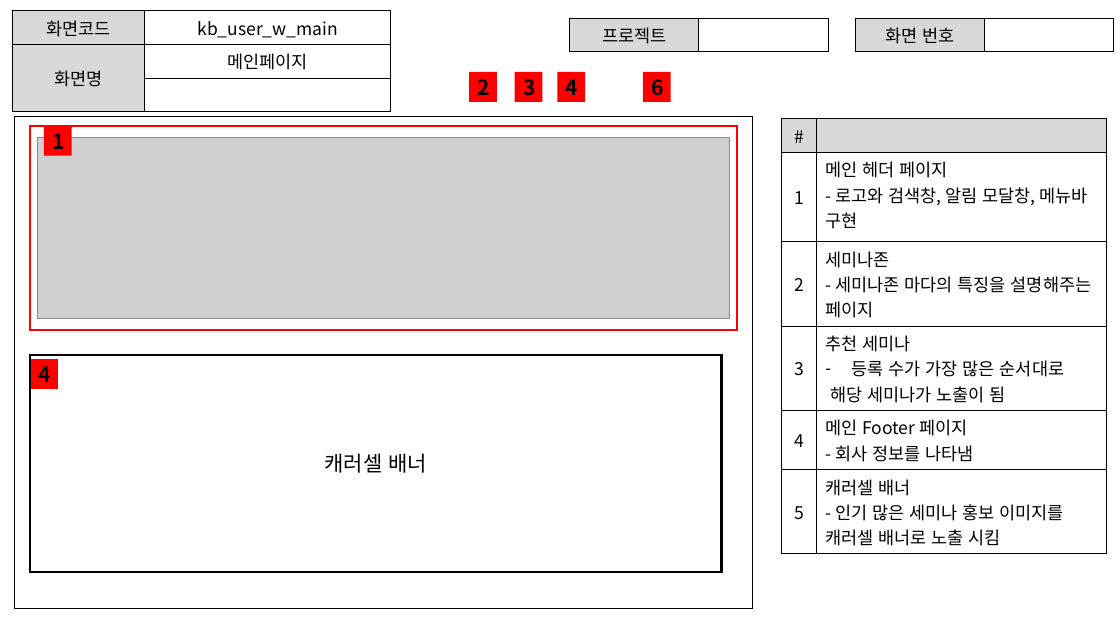
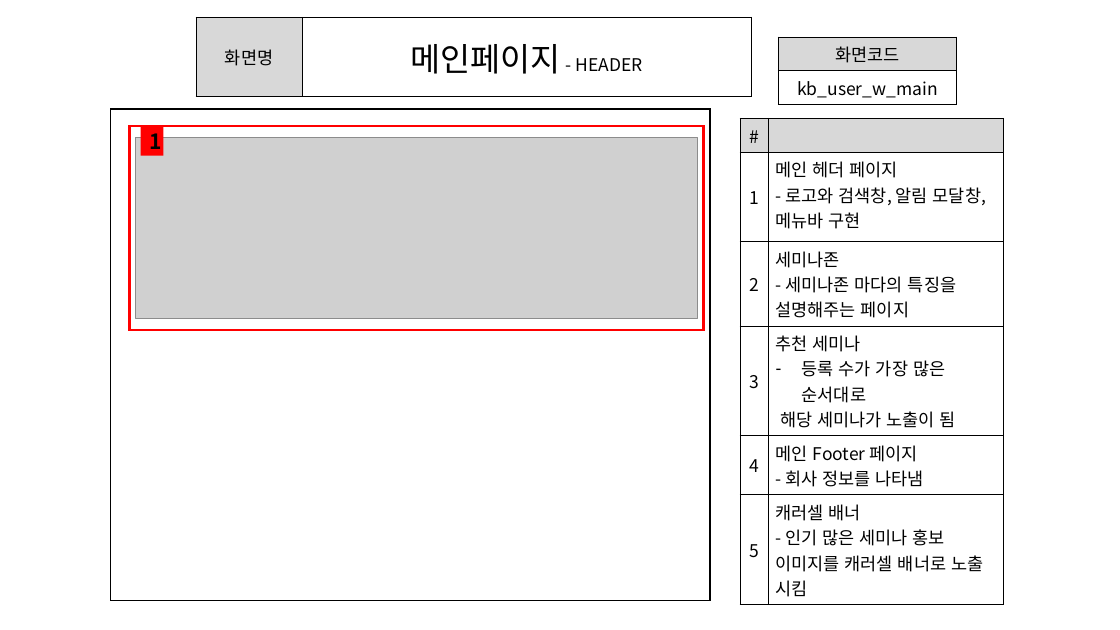
Before and after one commit to ezenteam2/e-Zone, a slide deck: slide 2 of 0 발표용 파워포인트/project05 - 파워포인트 종합 - 기범.pptx. Drawn at 1120x630 pixels with LibreOffice and Linux fonts; fonts in the diff are those of the drawing; grey boxes stand for pictures. Boxes give left, top, right and bottom in pixels: in the first picture for what was removed or moved away, otherwise in the second. Text is boxed around its words. In the diff, an @@ line names an element or a change of style, - is before the commit and + after.

```diff
--- a/0 발표용 파워포인트/project05 - 파워포인트 종합 - 기범.pptx
+++ b/0 발표용 파워포인트/project05 - 파워포인트 종합 - 기범.pptx
@@ table at (x1=197, y1=18, x2=752, y2=97) @@
-row 1: 화면코드 | kb_user_w_main
-row 2: 화면명 | 메인페이지
-row 3:  | 
+row 1: 화면명 | 메인페이지 - HEADER
@@ table resized from (x1=12, y1=11, x2=391, y2=99) to (x1=197, y1=18, x2=752, y2=97) @@
@@ table removed at (x1=570, y1=18, x2=828, y2=48), 1 rows, 2 columns @@
-프로젝트 | 
@@ table removed at (x1=855, y1=18, x2=1114, y2=48), 1 rows, 2 columns @@
-화면 번호 | 
@@ table added at (x1=779, y1=37, x2=958, y2=102), 2 rows, 1 columns @@
+화면코드
+kb_user_w_main
@@ rectangle removed at (x1=469, y1=72, x2=497, y2=102) @@
-2
@@ rectangle removed at (x1=515, y1=72, x2=543, y2=102) @@
-3
@@ rectangle removed at (x1=558, y1=72, x2=586, y2=102) @@
-4
@@ rectangle removed at (x1=643, y1=72, x2=670, y2=102) @@
-6
@@ rectangle resized from (x1=14, y1=117, x2=752, y2=608) to (x1=111, y1=109, x2=711, y2=601) @@
@@ table resized from (x1=782, y1=118, x2=1107, y2=550) to (x1=740, y1=118, x2=1004, y2=601) @@
@@ rectangle resized from (x1=30, y1=126, x2=737, y2=329) to (x1=129, y1=126, x2=704, y2=329) @@
@@ picture resized from (x1=38, y1=138, x2=729, y2=318) to (x1=135, y1=138, x2=697, y2=318) @@
@@ rectangle "1" resized from (x1=44, y1=126, x2=71, y2=155) to (x1=141, y1=126, x2=164, y2=155) @@
@@ rectangle removed at (x1=30, y1=355, x2=722, y2=571) @@
-캐러셀 배너
@@ rectangle removed at (x1=30, y1=360, x2=58, y2=389) @@
-4
```
Also in this commit, not shown: 15 other slides changed.
